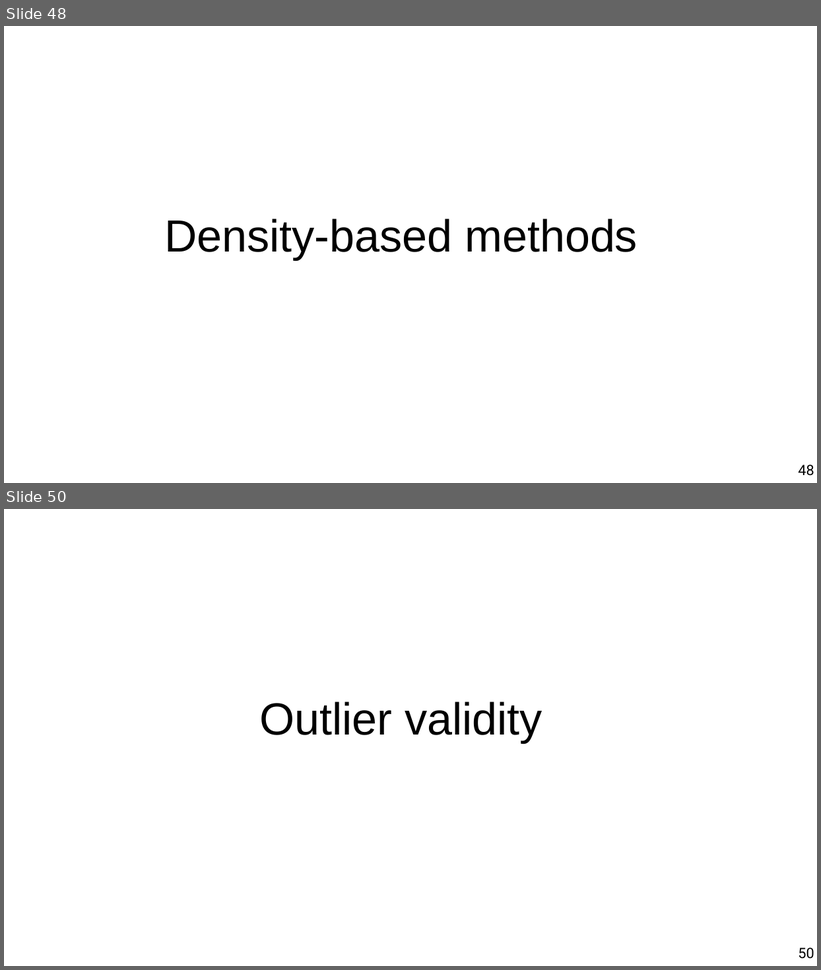
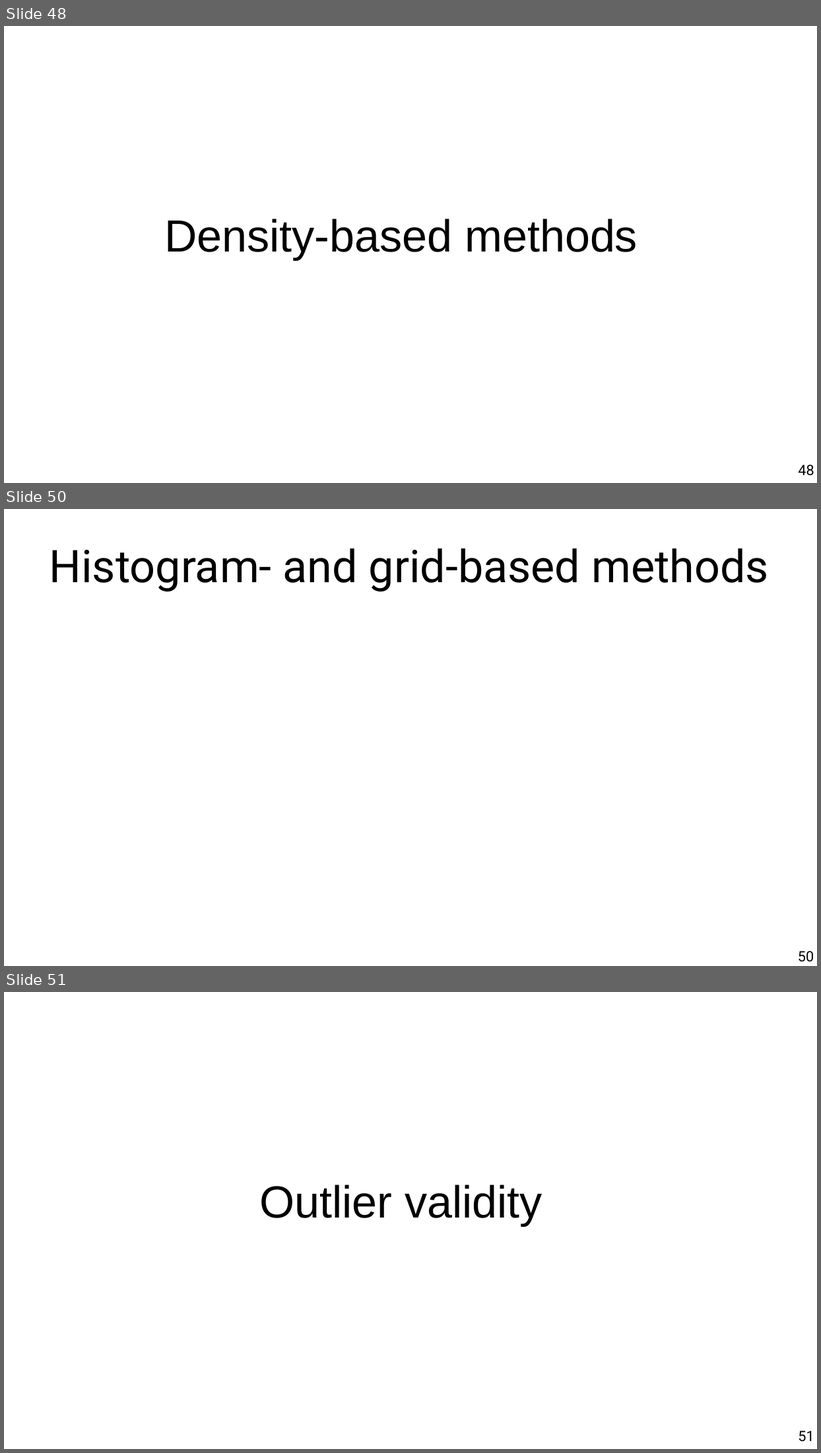
Before and after one commit to chatox/data-mining-course, a slide deck: theory/tt09_outlier_detection.odp. Shown one above the other, each under a label of ours: slides 48 and 50 before the commit, slides 48, 50 and 51 after it; the slides between them are not shown. The pictures are 821x970 and 821x1453 pixels, drawn with LibreOffice and Linux fonts; fonts in the diff are those of the drawing. Boxes give left, top, right and bottom in pixels: in the first picture for what was removed or moved away, otherwise in the second. Text is boxed around its words. In the diff, an @@ line names an element or a change of style, - is before the commit and + after.

```diff
--- a/theory/tt09_outlier_detection.odp
+++ b/theory/tt09_outlier_detection.odp
@@ slide 50 added at <box>4,509,817,966</box>, background #FFFFFF @@
@@ title added at <box>50,548,769,592</box>, 44 pt, text #000000 @@
+Histogram- and grid-based methods
@@ page number added at <box>798,951,814,962</box>, 14 pt, text #000000 @@
+50
@@ what was slide 50 is now slide 51 @@
@@ page number at <box>798,1431,814,1442</box>: text changed @@
-50
+51
```
Also in this commit, not shown: 9 slides changed, 1 other slide added, 1 slide removed.
